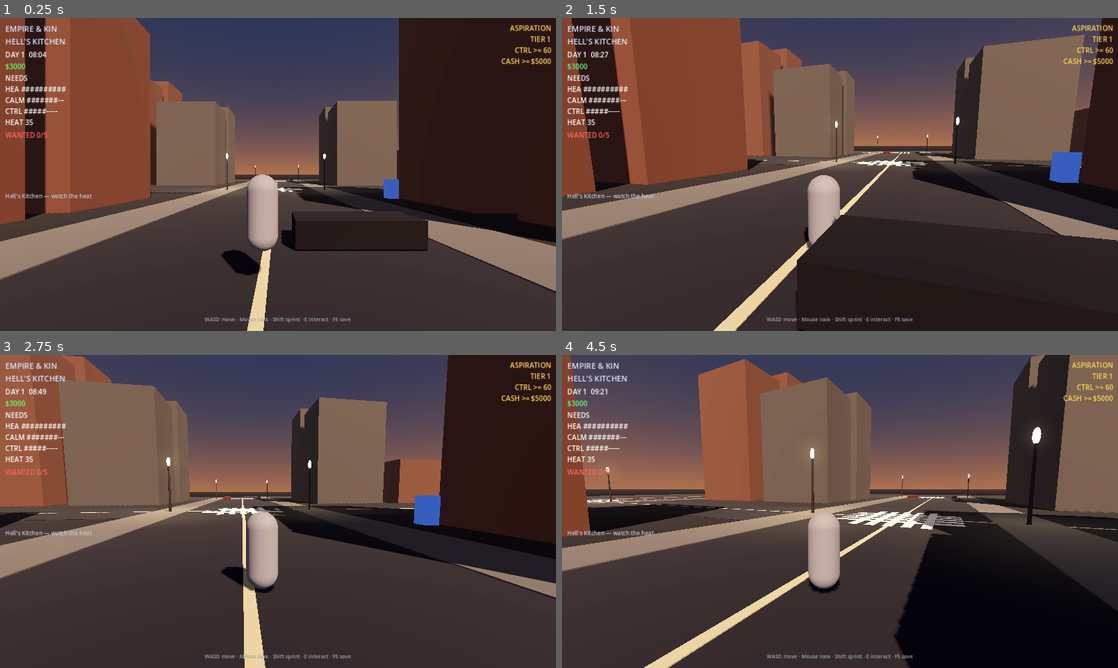
Above: before the commit, frames 1-4 (two rows, left to right).
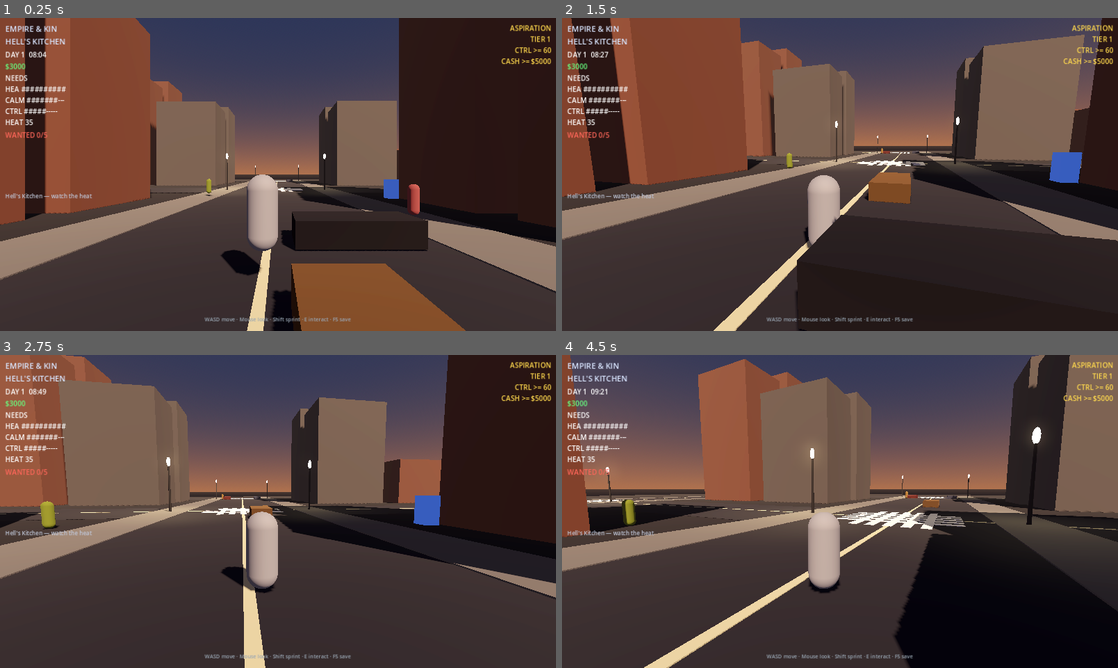
Above: after the commit, the same moments.

Repository: 5mil/empire-and-kin
Game: Godot game, scene res://scenes/main.tscn
The game is run twice, just before and just after one commit, with the same random seed, the same clock (stepped at 60 frames per second) and the same inputs.
Inputs (mouse positions are in pixels of both pictures, inside the frame that each line leads up to):
- Up to frame 1 (0.25 s): no input
- Up to frame 2 (1.5 s): tap Enter at 0.5 s; move the mouse to (867, 174) at 0.52 s; hold E (interact) 0.53-1.28 s; hold W (move_forward) from 0.53 s (still down); move the mouse to (812, 174) at 1.27 s; tap 1 at 1.35 s
- Up to frame 3 (2.75 s): keep holding W (move_forward); move the mouse to (289, 505) at 2.02 s; tap 2 at 2.1 s
- Up to frame 4 (4.5 s): keep holding W (move_forward); move the mouse to (834, 517) at 2.77 s; tap E (interact) at 2.85 s; move the mouse to (878, 514) at 3.52 s; tap 1 at 3.6 s; move the mouse to (795, 508) at 4.27 s; tap 2 at 4.35 s

The runs differ from the first frame. In frame 1, 5.8% of the frame differs, in the area x 36-84%, y 51-100%; in frame 2, 0.8%; in frame 3, 0.3%; in frame 4, 0.3%.

Commit message:
godot: wire StreetLife (peds + traffic) into main

Diff:
--- a/godot/scenes/main.tscn
+++ b/godot/scenes/main.tscn
@@ -7,6 +7,7 @@
 [ext_resource type="PackedScene" path="res://scenes/hud.tscn" id="5_hud"]
 [ext_resource type="Script" path="res://scripts/districts/hells_kitchen_block.gd" id="6_hk"]
 [ext_resource type="PackedScene" path="res://scenes/empire_panel.tscn" id="7_emp"]
+[ext_resource type="Script" path="res://scripts/street_life.gd" id="8_life"]
 
 [sub_resource type="ProceduralSkyMaterial" id="SkyMat"]
 sky_top_color = Color(0.15, 0.18, 0.28, 1)
@@ -92,6 +93,9 @@
 [node name="HellsKitchen" type="Node3D" parent="."]
 script = ExtResource("6_hk")
 
+[node name="StreetLife" type="Node3D" parent="."]
+script = ExtResource("8_life")
+
 [node name="Player" type="CharacterBody3D" parent="."]
 transform = Transform3D(1, 0, 0, 0, 1, 0, 0, 0, 1, 0, 1.1, 8)
 collision_layer = 2
Not shown: 1 places in godot/scenes/main.tscn that only renumber resources
